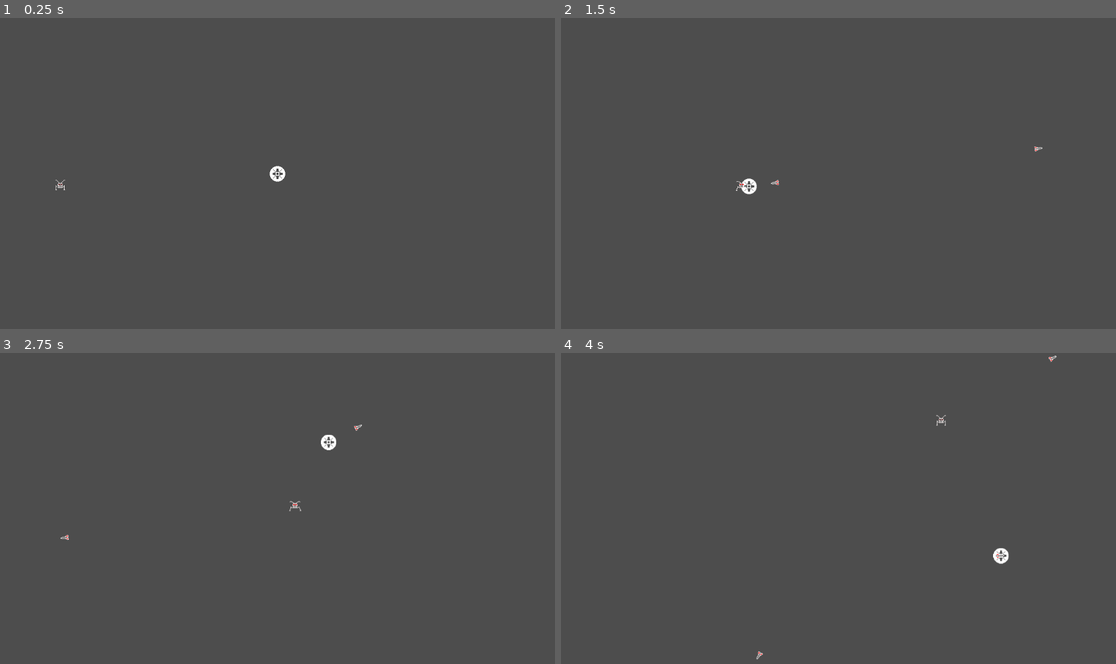
Above: before the commit, frames 1-4 (two rows, left to right).
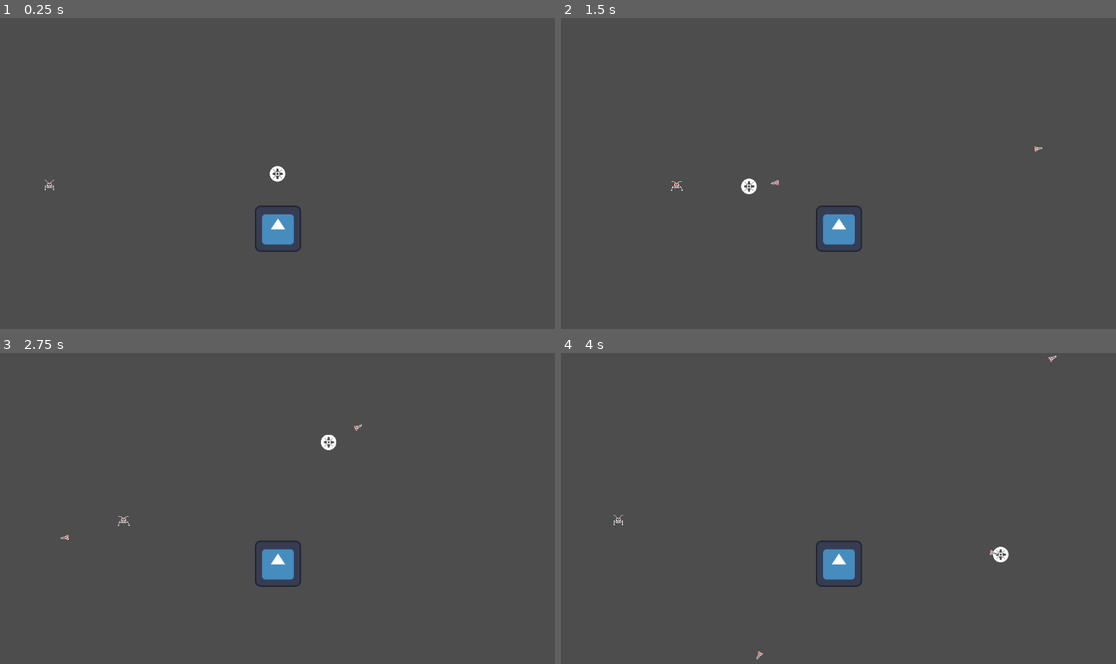
Above: after the commit, the same moments.

Repository: coderdojoathenry/Creators-2024
Game: Godot game, scene res://scenes/main.tscn
Same seed, same stepped clock (60 frames per second), same inputs: the game is played once before the commit and once after it. The engine's default icon, where the game draws it, is replaced by a stand-in: a white triangle on a blue panel in a dark square.
Inputs (mouse positions are in pixels of both pictures, inside the frame that each line leads up to):
- Up to frame 1 (0.25 s): no input
- Up to frame 2 (1.5 s): move the mouse to (960, 157) at 0.52 s; tap Space (Shoot) at 0.6, 1.35 s; move the mouse to (727, 189) at 1.27 s
- Up to frame 3 (2.75 s): move the mouse to (333, 440) at 2.02 s; tap Space (Shoot) at 2.1 s
- Up to frame 4 (4 s): move the mouse to (810, 570) at 2.77 s; tap Space (Shoot) at 2.85, 3.6 s; move the mouse to (1005, 555) at 3.52 s

The runs differ from the first frame. In frame 1, 0.8% of the frame differs, in the area x 8-55%, y 52-76%; in frame 2, 0.8%; in frame 3, 0.8%; in frame 4, 0.9%, in the area x 9-81%, y 19-76%.

Commit message:
Week 11a

Diff:
--- a/Crystal Quest/crystal-quest/scenes/main.tscn
+++ b/Crystal Quest/crystal-quest/scenes/main.tscn
@@ -6,8 +6,8 @@
 [ext_resource type="Script" path="res://scripts/mouse_hider.gd" id="3_2qat4"]
 [ext_resource type="PackedScene" uid="uid://c2toyy7jieoqg" path="res://scenes/missile.tscn" id="4_dg4gl"]
 [ext_resource type="Texture2D" uid="uid://c4t2nk0wjvdub" path="res://textures/ememy0.png" id="6_2a22y"]
-[ext_resource type="Script" path="res://scripts/border.gd" id="7_6hxjk"]
-[ext_resource type="Script" path="res://scripts/mover.gd" id="7_wwbeg"]
+[ext_resource type="Script" path="res://scripts/enemy.gd" id="6_ti4pd"]
+[ext_resource type="Texture2D" uid="uid://citvsogba4b83" path="res://icon.svg" id="9_g4srl"]
 
 [sub_resource type="CircleShape2D" id="CircleShape2D_5wkk7"]
 radius = 16.0
@@ -43,12 +43,8 @@
 "speed": 2.0
 }]
 
-[sub_resource type="Resource" id="Resource_dbprg"]
-script = ExtResource("7_6hxjk")
-Top = 80
-Bottom = 20
-Left = 20
-Right = 20
+[sub_resource type="RectangleShape2D" id="RectangleShape2D_en04x"]
+size = Vector2(100, 100)
 
 [node name="Main" type="Node2D"]
 
@@ -62,6 +58,7 @@
 
 [node name="Ship" type="CharacterBody2D" parent="."]
 position = Vector2(576, 324)
+collision_mask = 14
 script = ExtResource("1_p8vr1")
 missile_scene = ExtResource("4_dg4gl")
 
@@ -73,30 +70,42 @@
 
 [node name="Top Wall" type="StaticBody2D" parent="."]
 position = Vector2(576, 60)
+collision_layer = 2
 
 [node name="CollisionShape2D" type="CollisionShape2D" parent="Top Wall"]
 shape = SubResource("RectangleShape2D_1kds1")
 
 [node name="Bottom Wall" type="StaticBody2D" parent="."]
 position = Vector2(576, 648)
+collision_layer = 2
 
 [node name="CollisionShape2D" type="CollisionShape2D" parent="Bottom Wall"]
 shape = SubResource("RectangleShape2D_1kds1")
 
 [node name="Left Wall" type="StaticBody2D" parent="."]
 position = Vector2(0, 359)
+collision_layer = 2
 
 [node name="CollisionShape2D" type="CollisionShape2D" parent="Left Wall"]
 shape = SubResource("RectangleShape2D_igmsx")
 
 [node name="Right Wall" type="StaticBody2D" parent="."]
 position = Vector2(1152, 359)
+collision_layer = 2
 
 [node name="CollisionShape2D" type="CollisionShape2D" parent="Right Wall"]
 shape = SubResource("RectangleShape2D_igmsx")
 
-[node name="Enemy0" type="Area2D" parent="."]
+[node name="Enemy0" type="AnimatableBody2D" parent="."]
 position = Vector2(75, 349)
+collision_layer = 8
+collision_mask = 3
+sync_to_physics = false
+script = ExtResource("6_ti4pd")
+direction = Vector2(1, 0)
+speed = 50.0
+wander_time_min = 1.0
+wander_time_max = 3.0
 
 [node name="CollisionShape2D" type="CollisionShape2D" parent="Enemy0"]
 shape = SubResource("RectangleShape2D_d3l7h")
@@ -106,10 +115,13 @@
 autoplay = "default"
 frame_progress = 0.019718
 
-[node name="Mover" type="Node2D" parent="Enemy0"]
-script = ExtResource("7_wwbeg")
-direction = Vector2(1, 0)
-speed = 200.0
-wander_time_min = 1.0
-wander_time_max = 3.0
-border = SubResource("Resource_dbprg")
+[node name="StaticBody2D" type="StaticBody2D" parent="."]
+position = Vector2(577, 438)
+collision_layer = 2
+
+[node name="CollisionShape2D" type="CollisionShape2D" parent="StaticBody2D"]
+shape = SubResource("RectangleShape2D_en04x")
+
+[node name="Sprite2D" type="Sprite2D" parent="StaticBody2D"]
+scale = Vector2(0.75, 0.75)
+texture = ExtResource("9_g4srl")
--- /dev/null
+++ b/Crystal Quest/crystal-quest/scripts/enemy.gd
@@ -0,0 +1,48 @@
+extends AnimatableBody2D
+
+@export var direction : Vector2
+@export var speed : float
+@export var wander_time_min : float
+@export var wander_time_max : float
+
+var vp_rect : Rect2
+var wander_change_dir_time : float
+
+# Called when the node enters the scene tree for the first time.
+func _ready() -> void:
+	vp_rect = get_viewport_rect()
+	set_wander_change_dir_time()
+
+func set_wander_change_dir_time() -> void:
+	wander_change_dir_time = randf_range(wander_time_min, wander_time_max)
+
+# Called every frame. 'delta' is the elapsed time since the previous frame.
+func _process(delta: float) -> void:
+	wander_change_dir_time -= delta
+
+	if (wander_change_dir_time < 0):
+		pick_random_direction()
+		set_wander_change_dir_time()
+
+func _physics_process(delta: float) -> void:
+	global_position += direction.normalized() * speed * delta
+	var collision = move_and_collide(direction)
+	if (collision):
+		var collision_pos = collision.get_position()
+
+		if (direction.x < 0 && collision_pos.x < global_position.x):
+			direction.x = 1
+		if (direction.x > 0 && collision_pos.x > global_position.x):
+			direction.x = -1
+
+		if (direction.y < 0 && collision_pos.y < global_position.y):
+			direction.y = 1
+		if (direction.y > 0 && collision_pos.y > global_position.y):
+			direction.y = -1
+
+
+func pick_random_direction() -> void:
+	direction = Vector2.ZERO
+	while (direction == Vector2.ZERO):
+		direction.x = randi_range(-1, 1)
+		direction.y = randi_range(-1, 1)
--- a/Crystal Quest/crystal-quest/scripts/ship.gd
+++ b/Crystal Quest/crystal-quest/scripts/ship.gd
@@ -36,3 +36,10 @@
 		velocity = Vector2.ZERO
 
 	move_and_slide()
+
+	for i in get_slide_collision_count():
+		var collision = get_slide_collision(i)
+		var collision_obj = collision.get_collider() as CollisionObject2D
+		if (collision_obj && \
+			collision_obj.get_collision_layer_value(2) == false):
+			%GameManager.inform_body_entered(self)
Not shown, added: Crystal Quest/crystal-quest/audio/414886__matrixxx__retro-laser-shot-02.wav.import
Not shown, added: Crystal Quest/crystal-quest/audio/414886__matrixxx__retro-laser-shot-02.wav
Not shown, added: Crystal Quest/crystal-quest/audio/582464__neopolitansixth__laser-blast-1.flac
